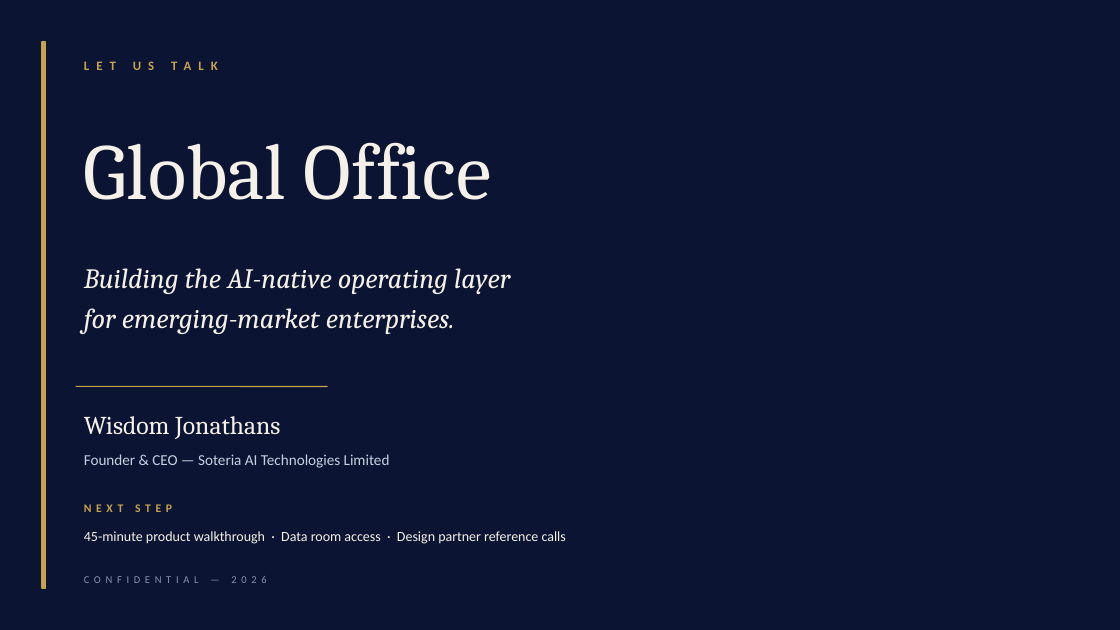
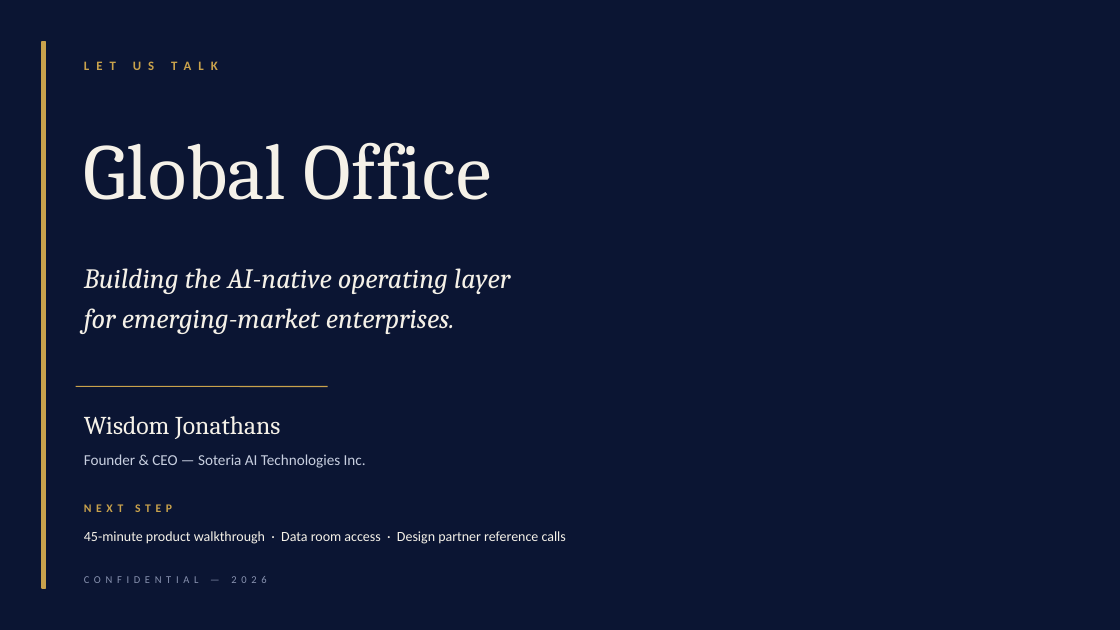
Before and after one commit to Brunny2023/intelligent-office, a slide deck: slide 29 of public/investor-pack/Global-Office-Investor-Deck.pptx. Drawn at 1120x630 pixels with LibreOffice and Linux fonts; fonts in the diff are those of the drawing. Boxes give left, top, right and bottom in pixels: in the first picture for what was removed or moved away, otherwise in the second. Text is boxed around its words. In the diff, an @@ line names an element or a change of style, - is before the commit and + after.

```diff
--- a/public/investor-pack/Global-Office-Investor-Deck.pptx
+++ b/public/investor-pack/Global-Office-Investor-Deck.pptx
@@ text at [84,454,366,468]: text changed @@
-Founder & CEO — Soteria AI Technologies Limited
+Founder & CEO — Soteria AI Technologies Inc.
```
Also in this commit, not shown: 2 other slides changed, 12 other files.
